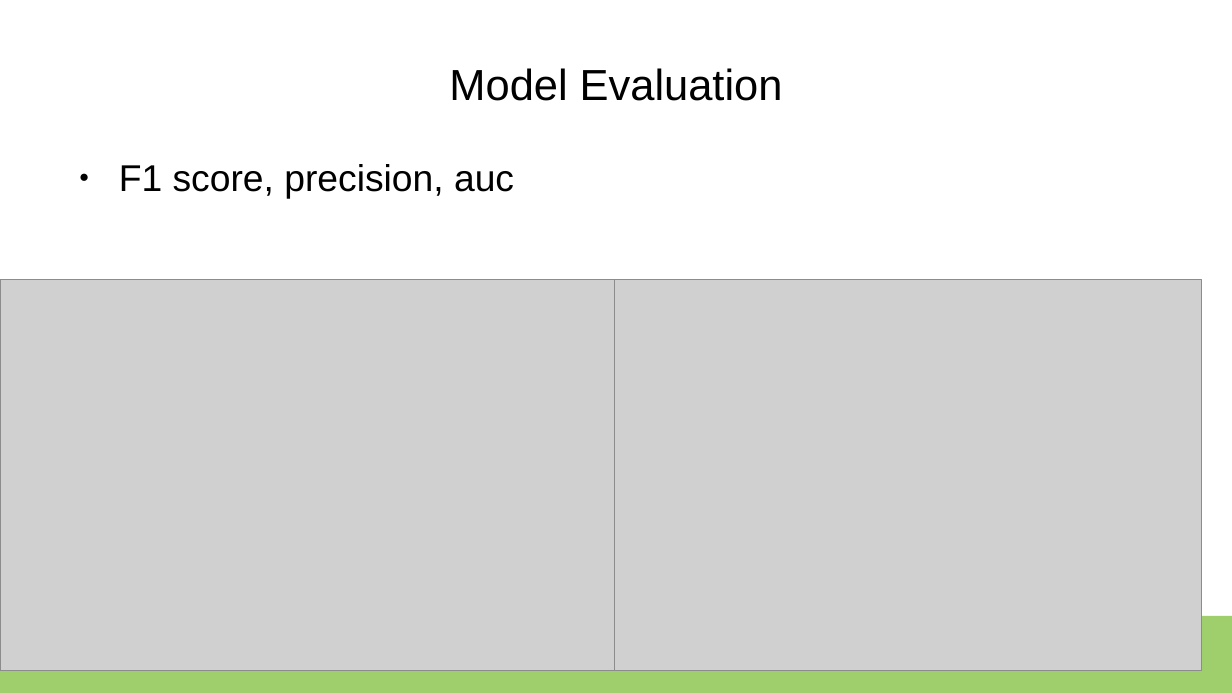
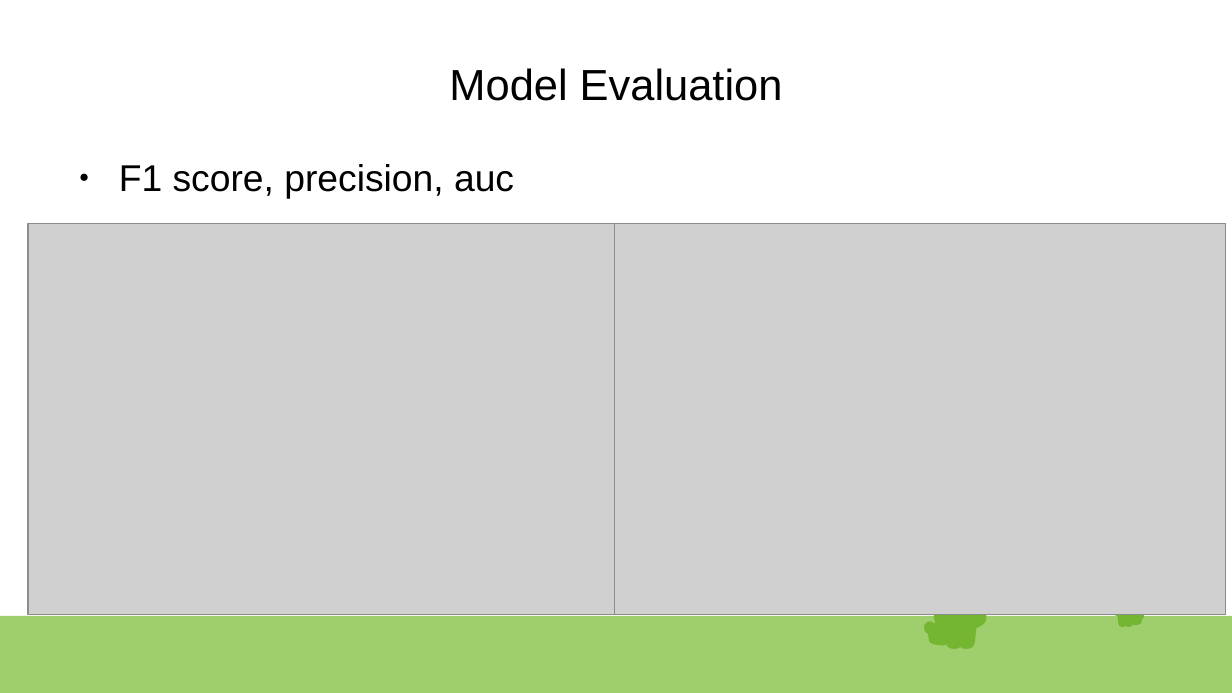
Before and after one commit to MLHermit/Datacamp-Data-Scientist-Professional-Certification, a slide deck: slide 9 of datacamp presentation.odp. Drawn at 1232x693 pixels with LibreOffice and Linux fonts; fonts in the diff are those of the drawing; grey boxes stand for pictures. Boxes give left, top, right and bottom in pixels: in the first picture for what was removed or moved away, otherwise in the second. Text is boxed around its words. In the diff, an @@ line names an element or a change of style, - is before the commit and + after.

```diff
--- a/datacamp presentation.odp
+++ b/datacamp presentation.odp
@@ picture: place and size @@
-picture at (0, 279, 615, 671)
+picture at (28, 224, 615, 615)
@@ picture: place and size @@
-picture at (615, 279, 1202, 671)
+picture at (615, 224, 1226, 615)
@@ group added at (925, 585, 987, 650): 13 freeform shapes @@
@@ group added at (1113, 595, 1144, 627): 12 freeform shapes @@
```
Also in this commit, not shown: 8 other slides changed, 1 other file.
